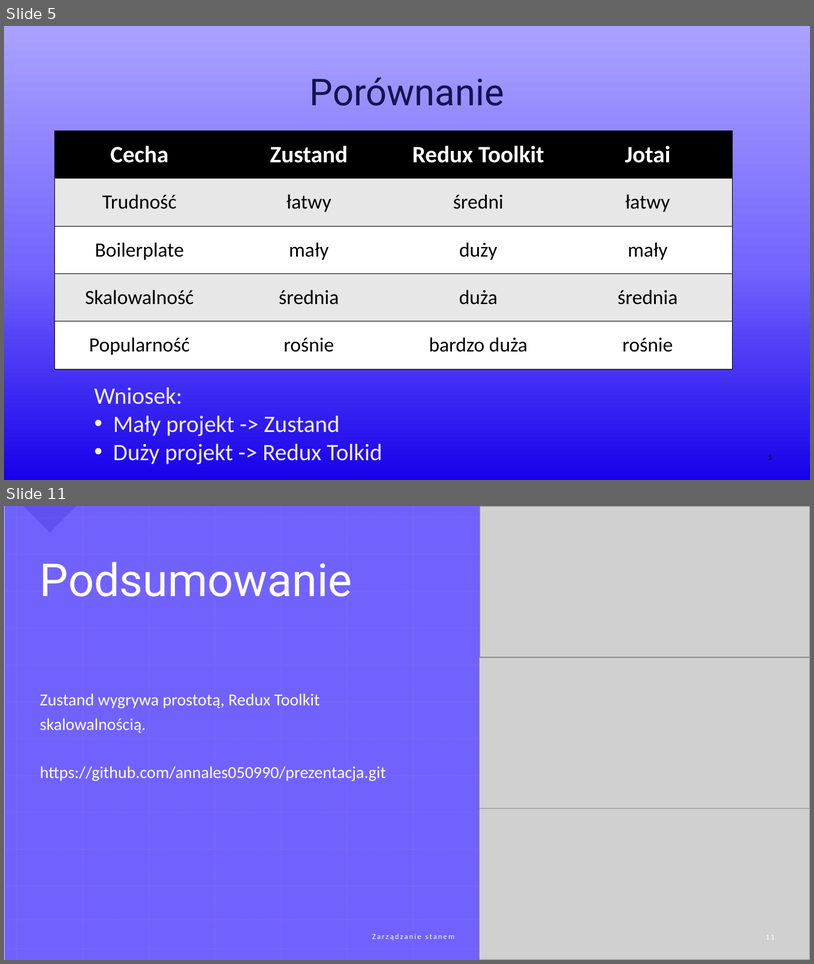
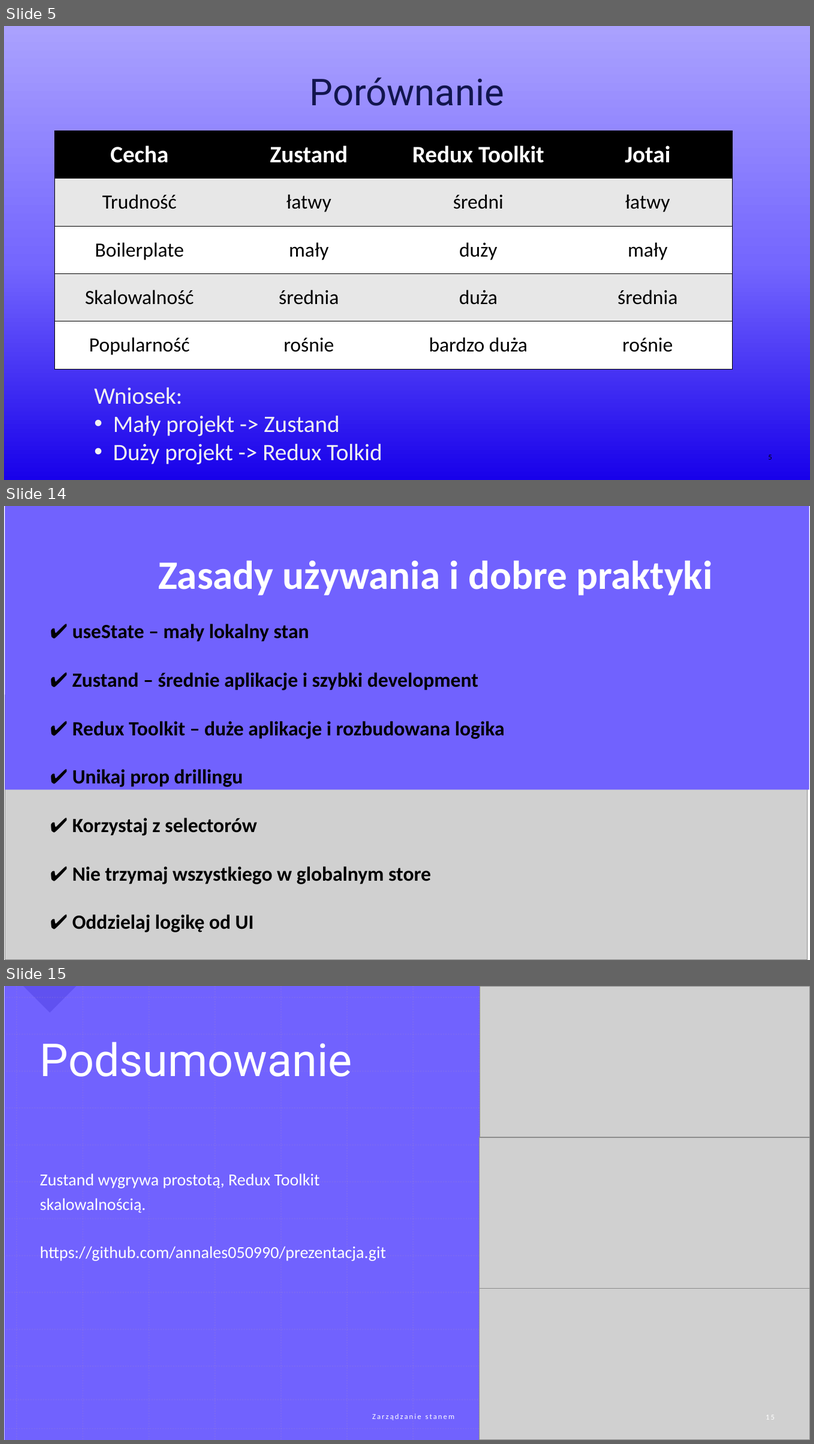
Before and after one commit to annales050990/prezentacja, a slide deck: Zarządzanie stanem Anna Leś.pptx. Shown one above the other, each under a label of ours: slides 5 and 11 before the commit, slides 5, 14 and 15 after it; the slides between them are not shown. The pictures are 814x964 and 814x1444 pixels, drawn with LibreOffice and Linux fonts; fonts in the diff are those of the drawing; grey boxes stand for pictures. Boxes give left, top, right and bottom in pixels: in the first picture for what was removed or moved away, otherwise in the second. Text is boxed around its words. In the diff, an @@ line names an element or a change of style, - is before the commit and + after.

```diff
--- a/Zarządzanie stanem Anna Leś.pptx
+++ b/Zarządzanie stanem Anna Leś.pptx
@@ slide 14 added at box(4, 506, 810, 960), background #FFFFFF @@
@@ title added at box(5, 506, 810, 790), fill #7162FE, 48 pt, text #FFFFFF, bold @@
+Zasady używania i dobre praktyki
@@ text added at box(72, 624, 505, 932), 24 pt, text #000000, bold @@
+✔ useState – mały lokalny stan
+✔ Zustand – średnie aplikacje i szybki development
+✔ Redux Toolkit – duże aplikacje i rozbudowana logika
+✔ Unikaj prop drillingu
+✔ Korzystaj z selectorów
+✔ Nie trzymaj wszystkiego w globalnym store
+✔ Oddzielaj logikę od UI
@@ picture added at box(5, 695, 808, 960) @@
@@ what was slide 11 is now slide 15 @@
```
Also in this commit, not shown: 4 slides changed, 5 other slides added, 2 slides removed, 1 other file.
